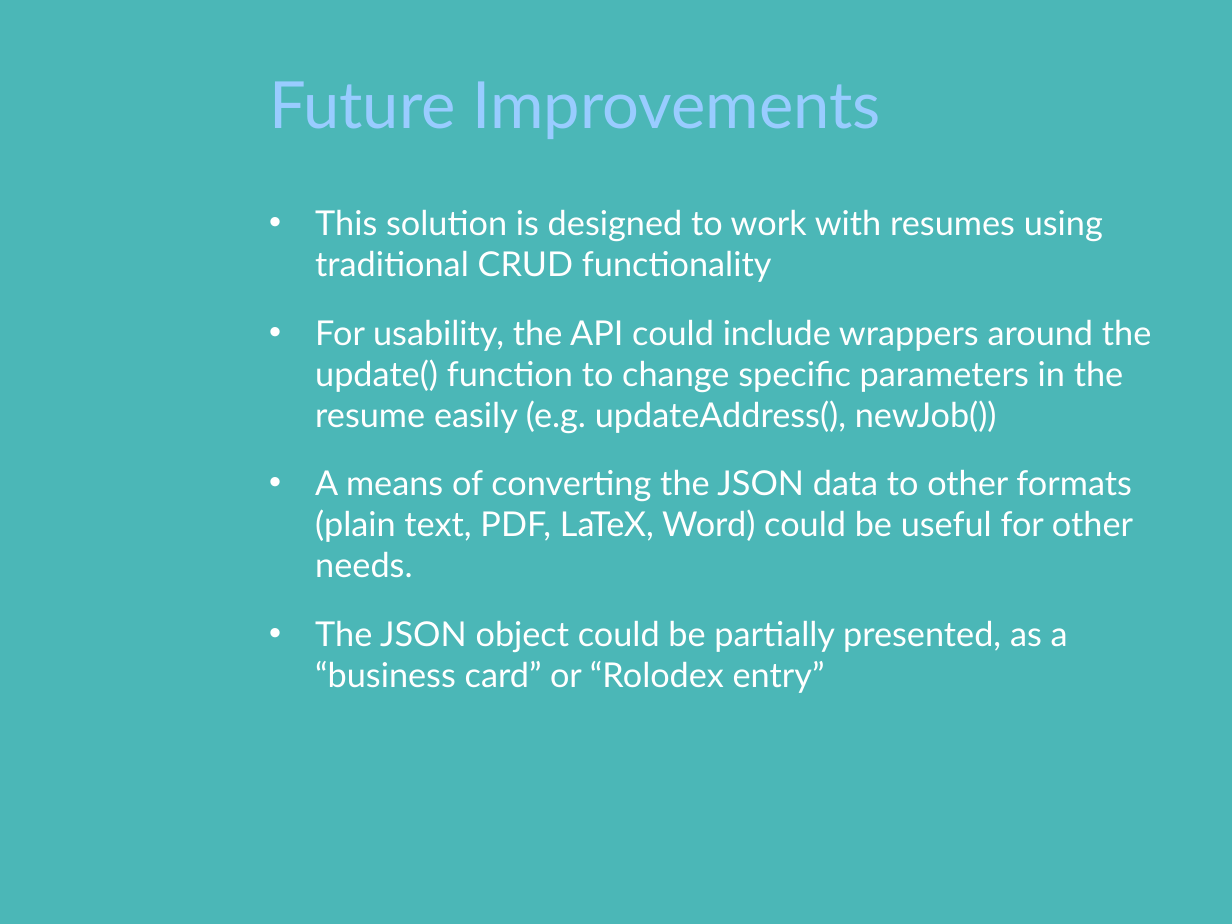
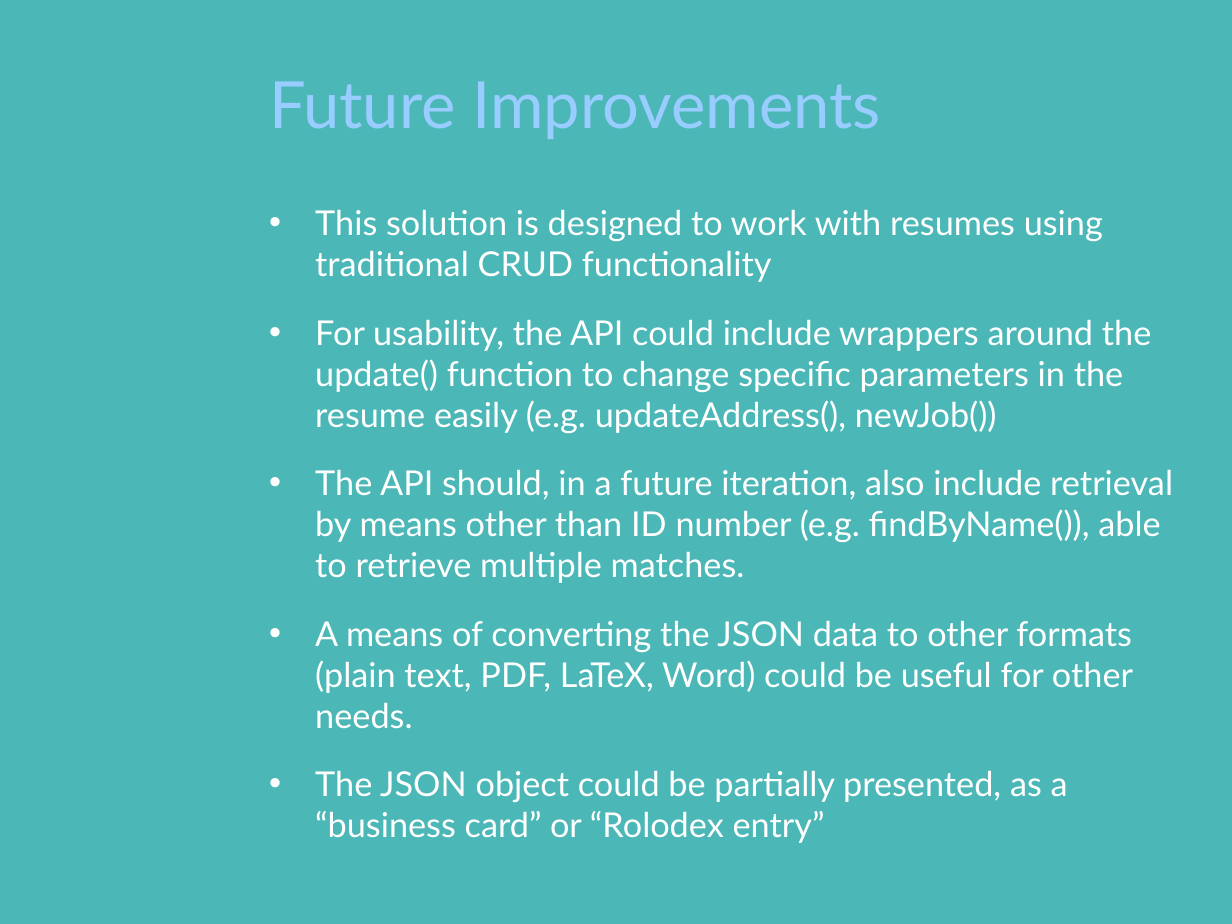
Before and after one commit to AdamPippert/ResumeAsAnAPI, a slide deck: slide 6 of ResumeAsAnAPI.pptx. Drawn at 1232x924 pixels with LibreOffice and Linux fonts; fonts in the diff are those of the drawing; background and template pictures are left out. Boxes give left, top, right and bottom in pixels: in the first picture for what was removed or moved away, otherwise in the second. Text is boxed around its words. In the diff, an @@ line names an element or a change of style, - is before the commit and + after.

Commit message:
PowerPoint final version

```diff
--- a/ResumeAsAnAPI.pptx
+++ b/ResumeAsAnAPI.pptx
@@ text at (x1=315, y1=469, x2=1173, y2=583): paragraph added @@
+• The API should, in a future iteration, also include retrieval by means other than ID number (e.g. findByName()), able to retrieve multiple matches.
```
